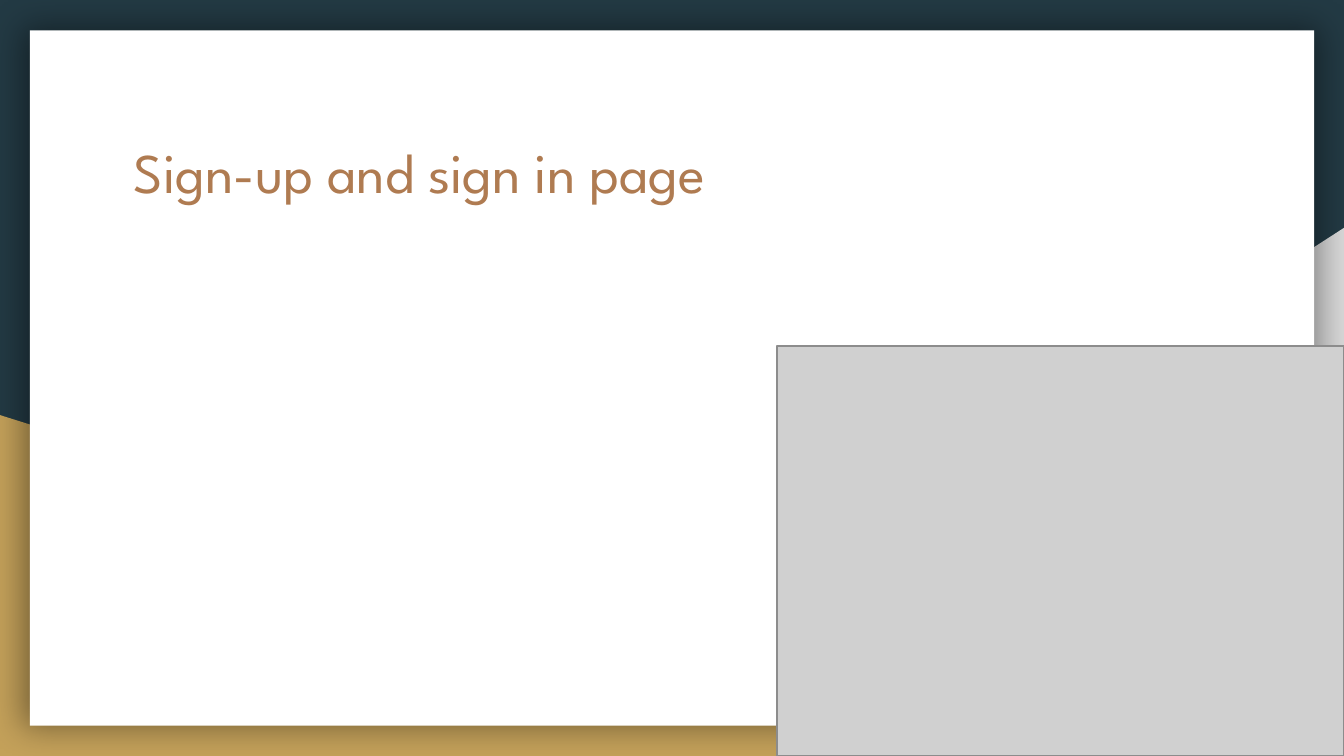
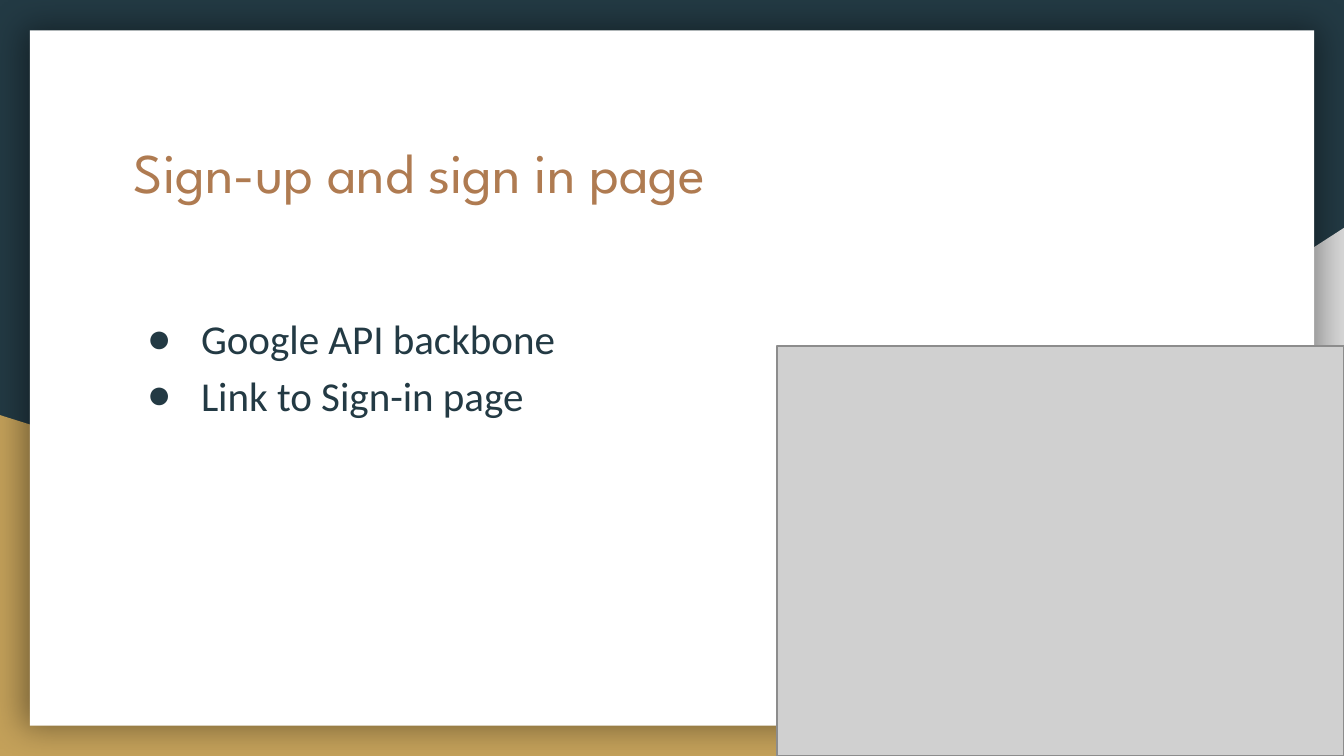
Before and after one commit to DustinWZook/Atlas-Itinerary, a slide deck: slide 4 of Documents/Project Design/Project Design.pptx. Drawn at 1344x756 pixels with LibreOffice and Linux fonts; fonts in the diff are those of the drawing; grey boxes stand for pictures. Boxes give left, top, right and bottom in pixels: in the first picture for what was removed or moved away, otherwise in the second. Text is boxed around its words. In the diff, an @@ line names an element or a change of style, - is before the commit and + after.

```diff
--- a/Documents/Project Design/Project Design.pptx
+++ b/Documents/Project Design/Project Design.pptx
@@ text added at (x1=201, y1=325, x2=555, y2=418), 22 pt, text #233A44 @@
+● Google API backbone
+● Link to Sign-in page
```
Also in this commit, not shown: 5 other slides changed, 2 slides added.
